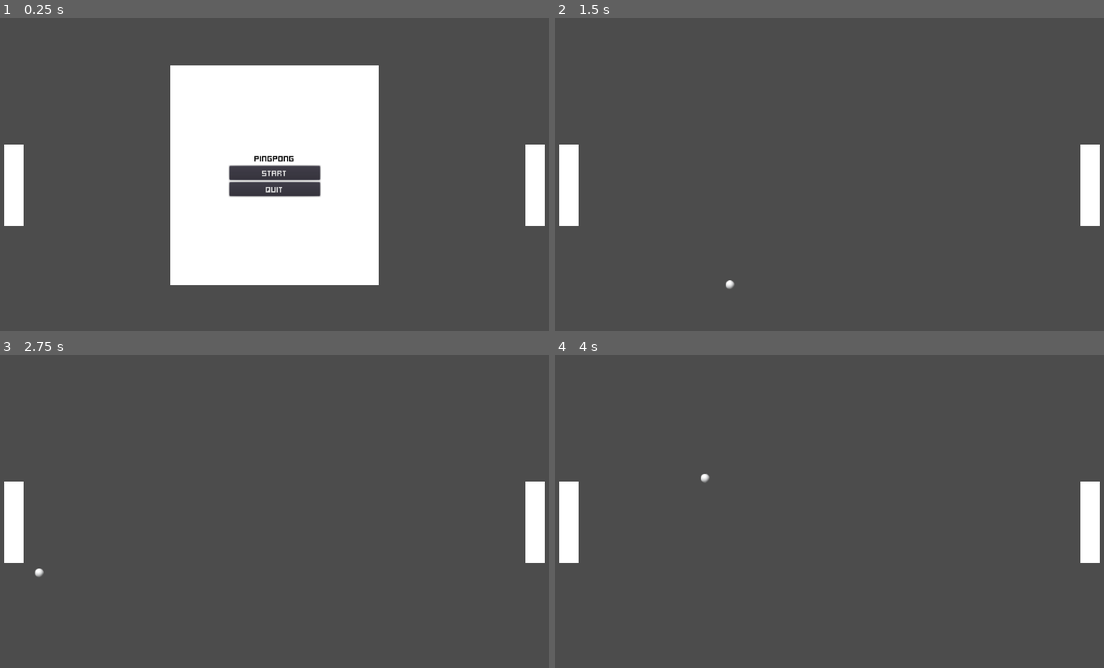
Above: before the commit, frames 1-4 (two rows, left to right).
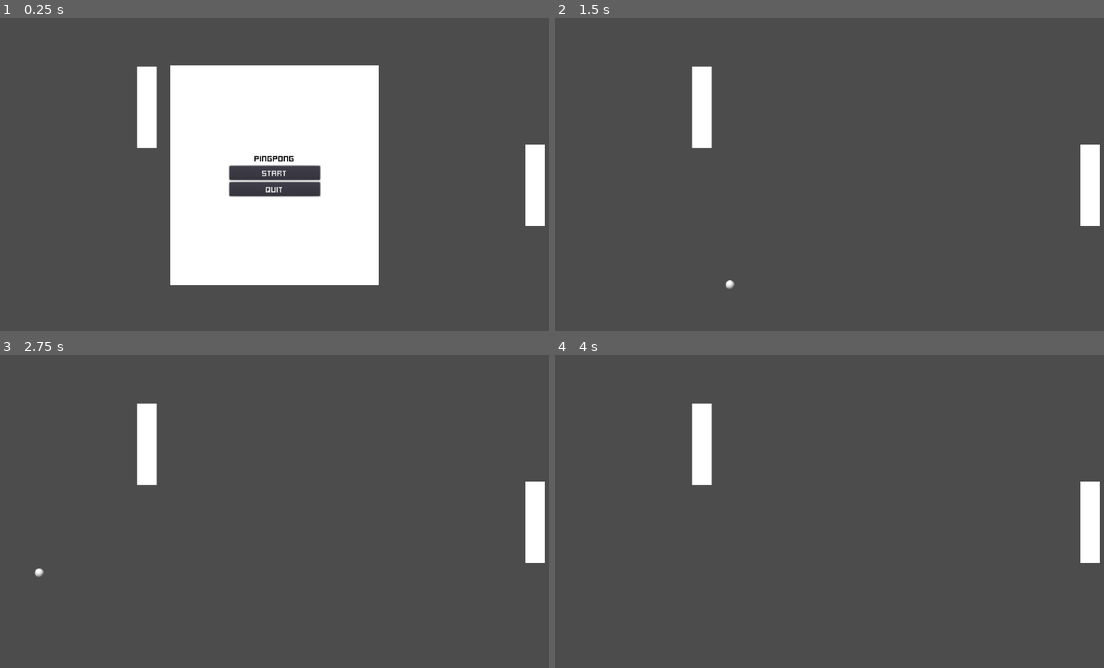
Above: after the commit, the same moments.

Repository: skarjalainen/godot-pong
Game: Godot game, scene res://src/Main/Game.tscn
Two runs of this game, one before a commit and one after it. Both use one fixed random seed, a clock stepped at 60 frames per second and the inputs below.
Inputs:
- Up to frame 1 (0.25 s): no input
- Up to frame 2 (1.5 s): click "START" at 0.5 s
- Up to frame 3 (2.75 s): no input
- Up to frame 4 (4 s): no input

The runs differ from the first frame. In frame 1, 1.9% of the frame differs, in the area x 0-29%, y 15-67%; in frame 2, 1.9%; in frame 3, 1.9%; in frame 4, 1.9%.

Commit message:
Made a new feature

Diff:
--- a/src/Main/Game.tscn
+++ b/src/Main/Game.tscn
@@ -26,7 +26,7 @@
 [node name="Level" type="Node2D" parent="."]
 
 [node name="Player 1" parent="Level" instance=ExtResource( 2 )]
-position = Vector2( 32, 320 )
+position = Vector2( 277, 176 )
 script = ExtResource( 6 )
 
 [node name="Player 2" parent="Level" instance=ExtResource( 2 )]
